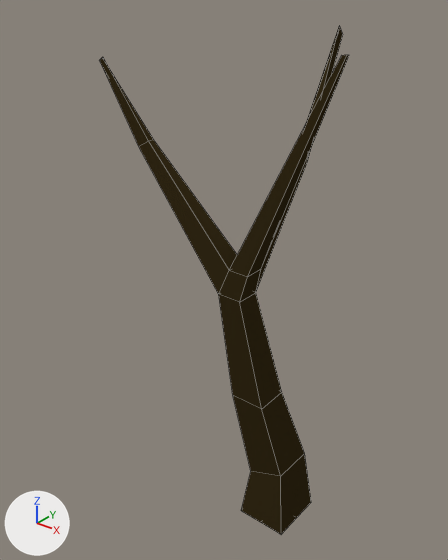
One commit to the Blender file Assets/models/trees/tree4.blend: the scene before it, then after it.
One viewpoint serves both versions: a camera (50 mm lens) standing at (14.2, -22.6, 27.3) and looking at (-5.0, 1.4, 12.4). The lights are fixed; the arrows at lower left show +X, +Y and +Z. Mesh edges are drawn as thin lines.

The first picture shows 'Tree_1'.
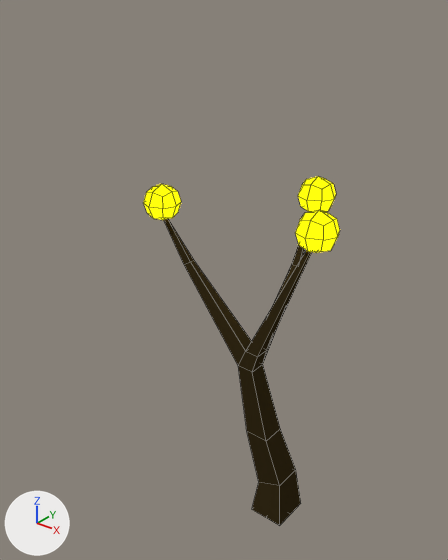
The change, as a diff of the scene's bpy script:
```diff
--- a/Assets/models/trees/tree4.blend.py
+++ b/Assets/models/trees/tree4.blend.py
@@ mat_tree_fruit @@
+mat_tree_fruit = emission_material('tree fruit')
+mat_tree_fruit.base_color = (1.0, 0.791, 0.00214)  # yellow #ffe607
+mat_tree_fruit.strength = 2.0
@@ me_tree_1 @@
 # used by ob_tree_1; location = (0.0, 0.0, 0.0); rotation_euler = (1.571, 0.0, 0.0), in degrees (90, 0, 0)
-me_tree_1.from_pydata(...)  # 44 vertices, 41 faces; spans x -11.4..2.5, y 0.0..25.3, z -5.7..1.8
+me_tree_1.from_pydata(...)  # 122 vertices, 113 faces; spans x -12.3..3.8, y 0.0..26.3, z -7.0..2.0
+# me_tree_1 part 1: a new loose piece of 26 vertices spanning x -12.3..-9.5, y 22.6..25.4, z -0.8..2.0, in mat_tree_fruit (yellow #ffe607)
+# me_tree_1 part 2: a new loose piece of 26 vertices spanning x 1.0..3.8, y 23.5..26.3, z -0.8..2.0, in mat_tree_fruit (yellow #ffe607)
+# me_tree_1 part 3: a new loose piece of 26 vertices spanning x -2.8..0.0, y 23.5..26.3, z -7.0..-4.2, in mat_tree_fruit (yellow #ffe607)
 me_tree_1.materials.append(mat_trunk_1_002)
+me_tree_1.materials.append(mat_tree_fruit)  # yellow #ffe607
@@ ob_tree_1 @@
 ob_tree_1.rotation_euler = (1.571, 0.0, 0.0)  # degrees (90, 0, 0)
+ob_tree_1.scale = (0.7, 0.7, 0.7)
```

Where the change shows, as pixel boxes (x1, y1, x2, y2) in the pictures (448 x 560 px):
'Tree_1', reshaped, rescaled (21% narrower, 31% shorter): before (100, 26, 349, 534); after (143, 176, 340, 526)
part 1 of me_tree_1, added (yellow): after (143, 184, 181, 220)
part 2 of me_tree_1, added (yellow): after (295, 210, 340, 253)
part 3 of me_tree_1, added (yellow): after (298, 176, 336, 212)
